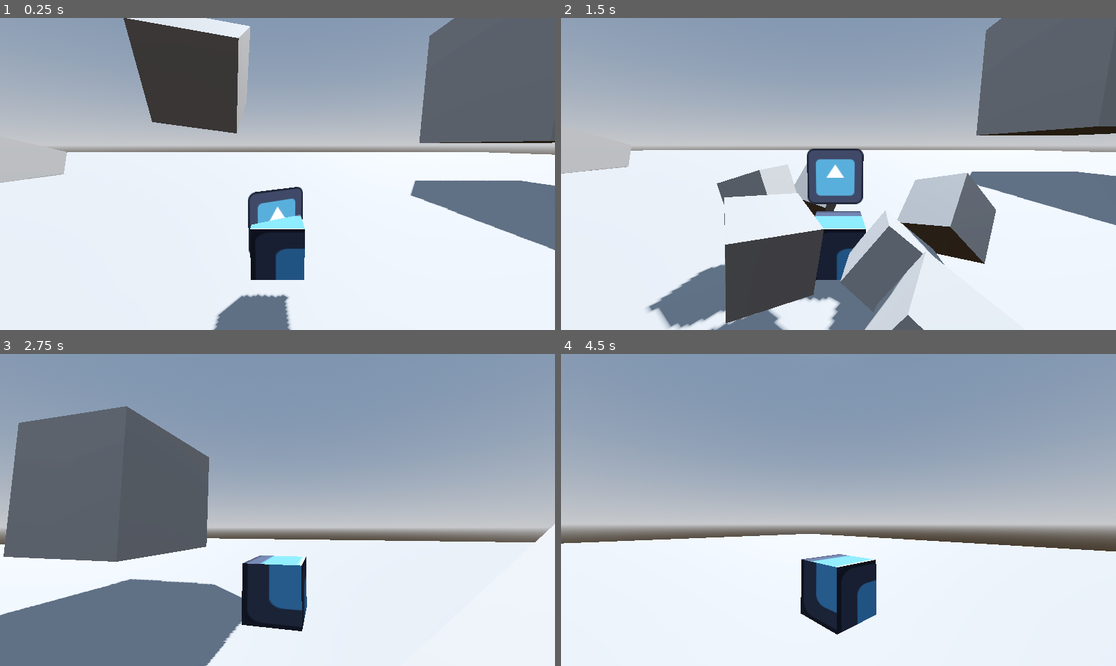
Above: before the commit, frames 1-4 (two rows, left to right).
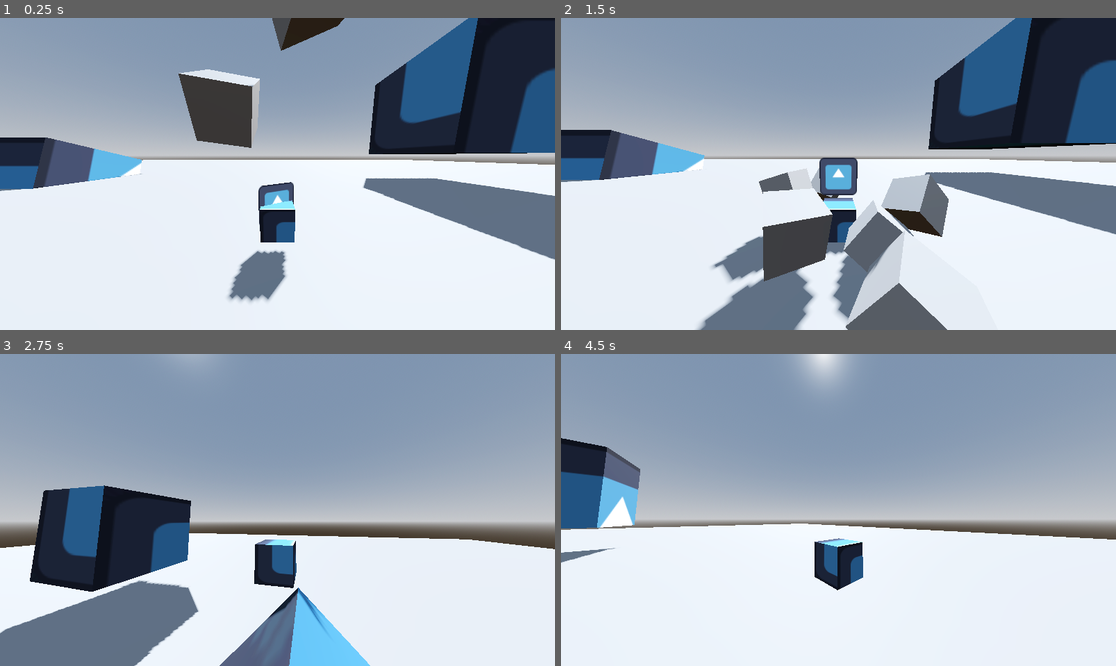
Above: after the commit, the same moments.

Repository: EricXu1728/Godot4SourceEngineMovement
Game: Godot game, scene res://tscns/level.tscn
Two runs of this game, one before a commit and one after it. Both use one fixed random seed, a clock stepped at 60 frames per second and the inputs below. The project has no main scene, so this scene is started directly. The engine's default icon, where the game draws it, is replaced by a stand-in: a white triangle on a blue panel in a dark square.
Inputs (mouse positions are in pixels of both pictures, inside the frame that each line leads up to):
- Up to frame 1 (0.25 s): no input
- Up to frame 2 (1.5 s): move the mouse to (960, 158) at 0.52 s; hold D (move_right) 0.53-1.28 s; hold Space (jump) 0.53-1.28 s; move the mouse to (727, 189) at 1.27 s; hold S (move_back) from 1.28 s (still down); click (727, 189) at 1.35 s
- Up to frame 3 (2.75 s): tap Space (jump) at 1.52, 1.55, 1.82 s; move the mouse to (288, 503) at 2.02 s; release S (move_back) at 2.03 s; hold W (move_forward) from 2.03 s (still down); hold Space (jump) from 2.03 s (still down)
- Up to frame 4 (4.5 s): keep holding W (move_forward); move the mouse to (832, 516) at 2.77 s; release Space (jump) at 2.78 s; click (832, 516) at 2.85 s; tap Space (jump) at 3.02, 3.05, 3.32 s; move the mouse to (877, 513) at 3.52 s; hold Space (jump) 3.53-4.28 s; move the mouse to (794, 506) at 4.27 s; click (794, 506) at 4.35 s

The runs differ from the first frame. In frame 1, 32% of the frame differs, in the area x 0-100%, y 0-100%; in frame 2, 37%; in frame 3, 30%; in frame 4, 14%.

Commit message:
Added safety features
Now asserts when something is wrong

Diff:
--- a/Scripts/player.gd
+++ b/Scripts/player.gd
@@ -1,13 +1,14 @@
 extends "res://Scripts/player_inputs.gd"
-
-
+#THE BONES OF THE PLAYER CODE STRUCTURE
+#FEEL FREE TO MAKE NEW INTERFACES FOR MOVE() and such
+@onready var movement : Node3D
 func _ready():
 	camera = $TwistPivot #CHANGE WHEN YOU WANT TO MESS WITH CAMERA
 	print("AMONGUS")
 	print(camera)
 
 	if(camera == null):
-		print("BRUH")
+		assert("Missing a camera node")
 
 
 # warning-ignore:unused_argument
@@ -20,24 +21,13 @@
 
 
 	Move(delta)
-	CrouchCamera()
+
 	wasOnFloor = is_on_floor()
 
 	velocity = vel
 	move_and_slide()
 	vel = velocity
 
-
-
-
-func CheckVelocity():
-	# bound velocity
-	# Bound it.
-	if vel.length() > ply_maxvelocity:
-		vel = ply_maxvelocity
-
-	elif vel.length() < -ply_maxvelocity:
-		vel = -ply_maxvelocity
 
 func Move(delta):
 	if noclip == true:
@@ -53,7 +43,7 @@
 		CheckJumpButton()
 
 	CheckVelocity()
-
+	return vel
 	#print("wow1" + str(vel))
 
 
@@ -179,9 +169,6 @@
 
 	Accelerate(wishdir, wishspeed, ply_maxacceleration, delta)
 
-	$top.set_disabled(true)
-	$bottom.set_disabled(true)
-
 func Accelerate(wishdir, wishspeed, accel, delta):
 # See if we are changing direction a bit
 	var currentspeed = vel.dot(wishdir)
@@ -227,39 +214,6 @@
 		# Adjust velocity.
 		vel += accelspeed * wishdir
 
-func Friction(delta):
-	# If we are in water jump cycle, don't apply friction
-	#if (player->m_flWaterJumpTime)
-	#	return
-
-	# Calculate speed
-	var speed = vel.length()
-
-	# If too slow, return
-	if speed < 0:
-		return
-
-	var drop = 0
-
-	# apply ground friction
-	var friction = ply_friction
-
-	# Bleed off some speed, but if we have less than the bleed
-	#  threshold, bleed the threshold amount.
-	var control = ply_stopspeed if speed < ply_stopspeed else speed
-	# Add the amount to the drop amount.
-	drop += control * friction * delta
-
-	# scale the velocity
-	var newspeed = speed - drop
-	if newspeed < 0:
-		newspeed = 0
-
-	if newspeed != speed:
-		# Determine proportion of old speed we are using.
-		newspeed /= speed
-		# Adjust velocity according to proportion.
-		vel *= newspeed
 
 func CheckJumpButton():
 	snap = Vector3.ZERO
--- a/Scripts/player_inputs.gd
+++ b/Scripts/player_inputs.gd
@@ -1,10 +1,10 @@
 extends "res://Scripts/player_vars.gd"
 #CODE THAT PARSES USER INPUT
 #just organized like this for organization's sake
-# Onready
 
 
-
+func _ready():
+	assert("You should not be seeing this (player_inputs.gd is being initiated)")
 
 func _input(event):
 	if event is InputEventMouseMotion and Input.get_mouse_mode() == Input.MOUSE_MODE_CAPTURED:
@@ -50,8 +50,3 @@
 		forwardmove = clamp(forwardmove, -4096, 4096)
 
 	#print(forwardmove)
-
-
-# Called every frame. 'delta' is the elapsed time since the previous frame.
-func _process(delta):
-	pass
--- a/Scripts/player_vars.gd
+++ b/Scripts/player_vars.gd
@@ -1,4 +1,6 @@
 extends CharacterBody3D
+#STORES VARIABLES TO BE USED BY ALL PLAYER PARTS
+#Also stores very commonly used functions (such as friction) by most player related interfaces and parts
 
 # Vectors
 var vel = Vector3.ZERO
@@ -17,11 +19,11 @@
 var ply_forwardspeed = 20
 var ply_backspeed = 20
 
-var ply_accelerate = 5
-var ply_airaccelerate = 5
-var ply_maxacceleration = 50
+var ply_accelerate = 3 #ground accerleration
+var ply_airaccelerate = 2 #Turn up for faster air straifing and control
+var ply_maxacceleration = 30
 var ply_airspeedcap = 10
-var ply_friction = 2
+var ply_friction = 1
 var ply_stopspeed = 100
 var ply_gravity = 50
 var ply_maxslopeangle = deg_to_rad(45)
@@ -49,3 +51,51 @@
 var xlook : float
 
 var camera : Node3D
+
+#funcs
+func Friction(delta):
+	# If we are in water jump cycle, don't apply friction
+	#if (player->m_flWaterJumpTime)
+	#	return
+
+	# Calculate speed
+	var speed = vel.length()
+
+	# If too slow, return
+	if speed < 0:
+		return
+
+	var drop = 0
+
+	# apply ground friction
+	var friction = ply_friction
+
+	# Bleed off some speed, but if we have less than the bleed
+	#  threshold, bleed the threshold amount.
+	var control = ply_stopspeed if speed < ply_stopspeed else speed
+	# Add the amount to the drop amount.
+	drop += control * friction * delta
+
+	# scale the velocity
+	var newspeed = speed - drop
+	if newspeed < 0:
+		newspeed = 0
+
+	if newspeed != speed:
+		# Determine proportion of old speed we are using.
+		newspeed /= speed
+		# Adjust velocity according to proportion.
+		vel *= newspeed
+
+func CheckVelocity():
+	# bound velocity
+	# Bound it.
+	if vel.length() > ply_maxvelocity:
+		vel = ply_maxvelocity
+
+	elif vel.length() < -ply_maxvelocity:
+		vel = -ply_maxvelocity
+
+
+func _ready():
+	assert("You should not be seeing this (player_vars.gd is being initiated)")
--- a/tscns/block.tscn
+++ b/tscns/block.tscn
@@ -1,6 +1,12 @@
-[gd_scene load_steps=3 format=3 uid="uid://c24fe8wk43e08"]
+[gd_scene load_steps=5 format=3 uid="uid://c24fe8wk43e08"]
+
+[ext_resource type="Texture2D" uid="uid://da72e4jxersy2" path="res://icon.svg" id="1_56tk1"]
+
+[sub_resource type="StandardMaterial3D" id="StandardMaterial3D_mfaso"]
+albedo_texture = ExtResource("1_56tk1")
 
 [sub_resource type="BoxMesh" id="BoxMesh_ig4a3"]
+material = SubResource("StandardMaterial3D_mfaso")
 size = Vector3(10, 10, 10)
 
 [sub_resource type="BoxShape3D" id="BoxShape3D_yluhr"]
--- a/tscns/player.tscn
+++ b/tscns/player.tscn
@@ -29,3 +29,4 @@
 transform = Transform3D(1, 0, 0, 0, 0.990268, 0.139173, 0, -0.139173, 0.990268, 0, 0, 4)
 
 [node name="view" type="Camera3D" parent="TwistPivot/PitchPivot"]
+fov = 100.0
